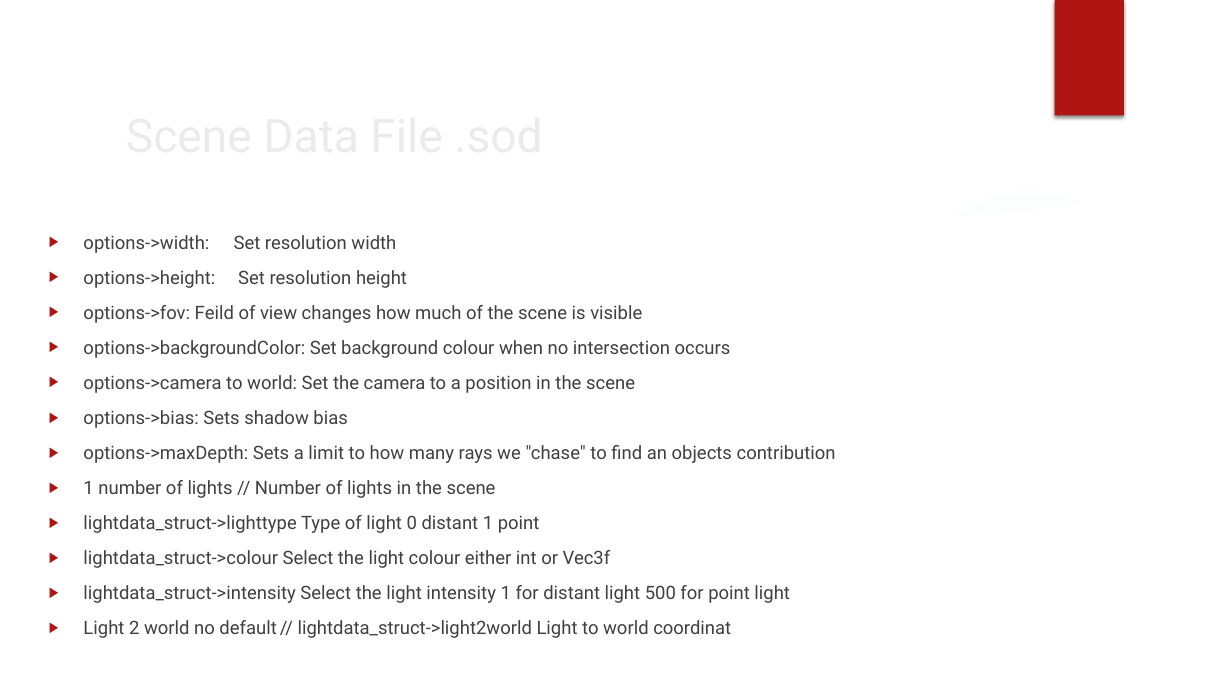
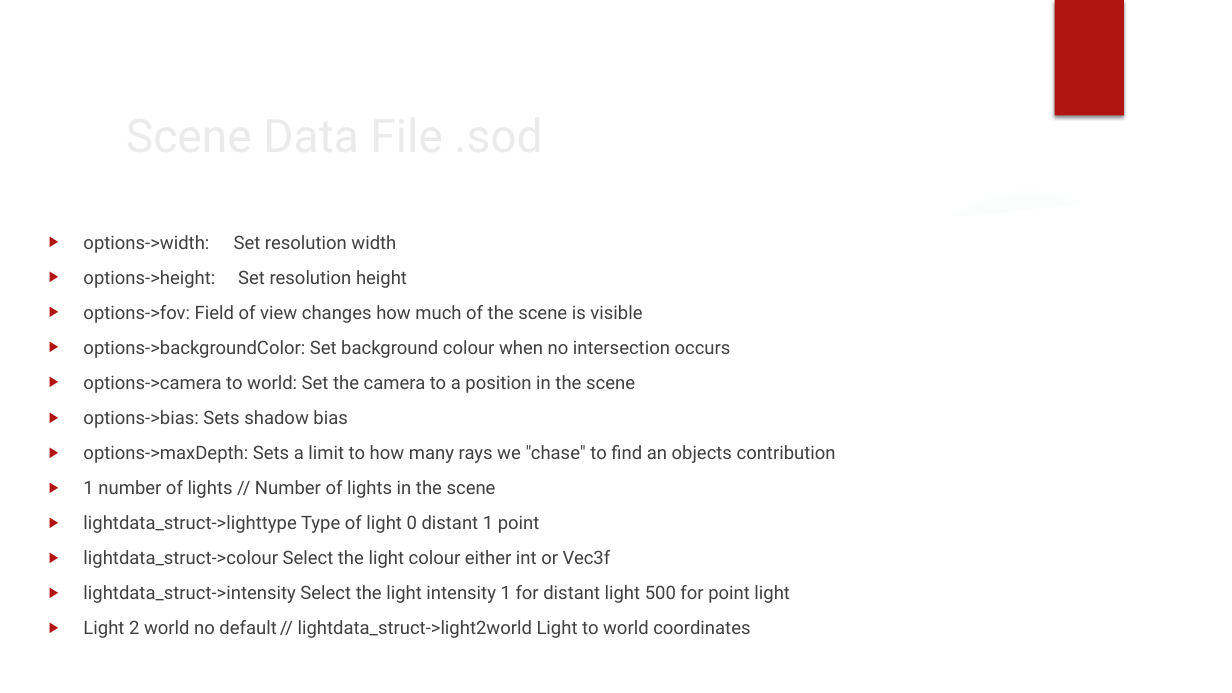
Before and after one commit to koxakis/RayTracing_FPGA, a slide deck: slide 3 of documentation/software/Base_render_system_documentation.pptx. Drawn at 1232x693 pixels with LibreOffice and Linux fonts; fonts in the diff are those of the drawing; background and template pictures are left out. Boxes give left, top, right and bottom in pixels: in the first picture for what was removed or moved away, otherwise in the second. Text is boxed around its words. In the diff, an @@ line names an element or a change of style, - is before the commit and + after.

Commit message:
further improoving all materials scene

```diff
--- a/documentation/software/Base_render_system_documentation.pptx
+++ b/documentation/software/Base_render_system_documentation.pptx
@@ text at [83,305,642,323]: text changed @@
-▶ options->fov: Feild of view changes how much of the scene is visible
+▶ options->fov: Field of view changes how much of the scene is visible
@@ text at [83,620,750,638]: text changed @@
-▶ Light 2 world no default // lightdata_struct->light2world Light to world coordinat
+▶ Light 2 world no default // lightdata_struct->light2world Light to world coordinates
```
Also in this commit, not shown: 12 other slides changed, 1 slide added, 3 other files.
